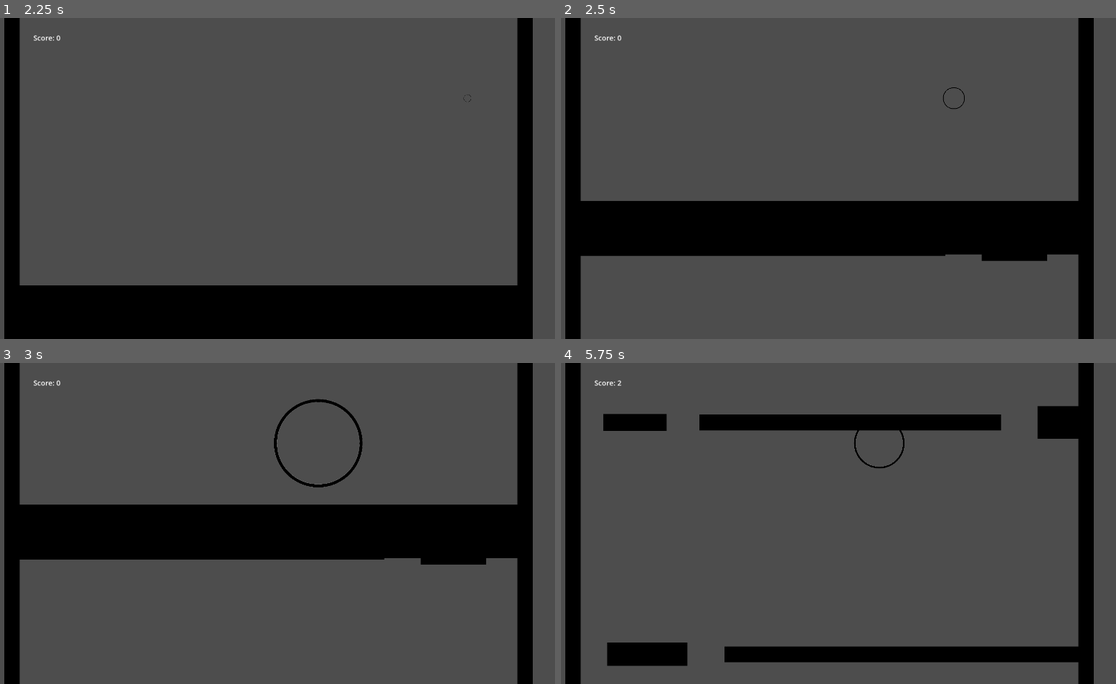
Above: before the commit, frames 1-4 (two rows, left to right).
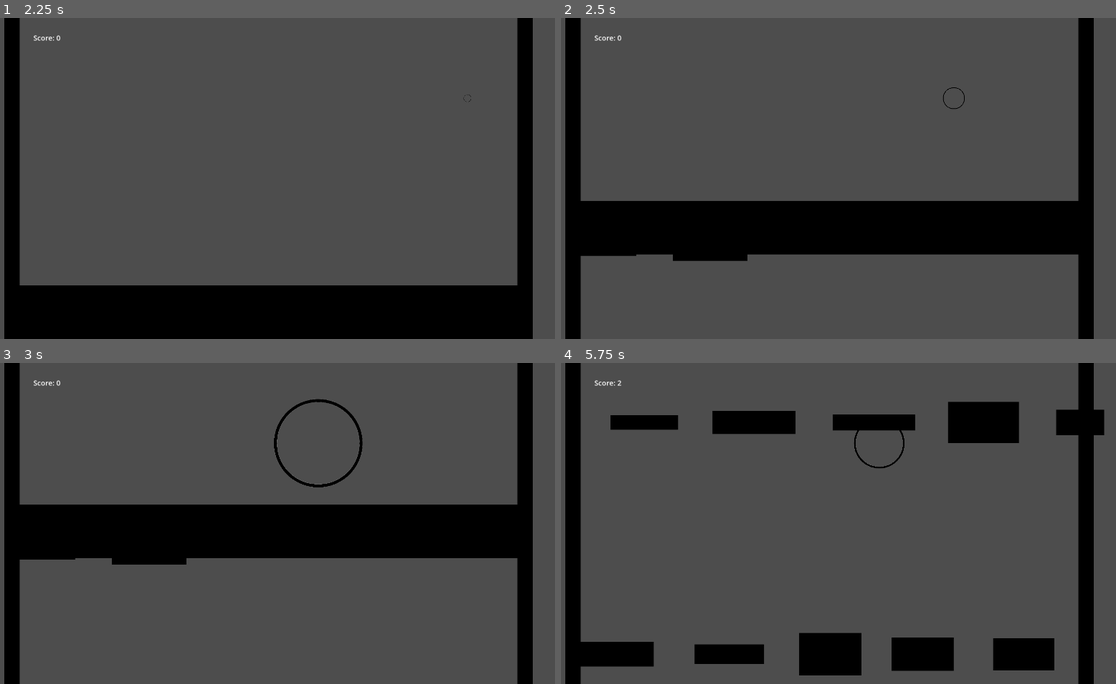
Above: after the commit, the same moments.

Repository: kylietmo/gmtk-2024-game
Game: Godot game, scene res://menus/start_screen/start_screen.tscn
The game is run twice, just before and just after one commit, with the same random seed, the same clock (stepped at 60 frames per second) and the same inputs. Sound files missing from this copy of the repository are replaced by a short silence.
Inputs:
- Up to frame 1 (2.25 s): click "Start" at 0.5 s; tap Enter at 1.25 s; hold D (right) 1.28-2.03 s; tap 3 (size_large) at 1.35 s; hold A (left) from 2.03 s (still down); tap 1 (size_small) at 2.1 s
- Up to frame 2 (2.5 s): keep holding A (left)
- Up to frame 3 (3 s): release A (left) at 2.78 s; hold D (right) from 2.78 s (still down); tap 3 (size_large) at 2.85 s
- Up to frame 4 (5.75 s): tap 1 (size_small) at 3.6, 5.1 s; release D (right) at 4.28 s; hold A (left) from 4.28 s (still down); tap 3 (size_large) at 4.35 s

Frame 1 is identical in both runs. In frame 2, 0.6% of the frame differs, in the area x 13-88%, y 73-76%; in frame 3, 0.6%; in frame 4, 7.8%, in the area x 3-98%, y 12-98%.

Commit message:
Adjusting maximum widths of platforms and gaps based on distance to right barrier.

Diff:
--- a/src/game.gd
+++ b/src/game.gd
@@ -80,7 +80,7 @@
 		# draw first platform
 		print("drawing platform at: ", x)
 		var platform : Obstacle = obstacle_scene.instantiate()
-		var platform_width = randi_range(MIN_OBSTACLE_WIDTH, distance_to_right_barrier)
+		var platform_width = randi_range(MIN_OBSTACLE_WIDTH, min(distance_to_right_barrier, MAX_OBSTACLE_WIDTH))
 		print("platform_width: ", platform_width)
 		var platform_height = randi_range(MIN_OBSTACLE_HEIGHT, MAX_OBSTACLE_HEIGHT)
 
@@ -112,7 +112,7 @@
 
 		# draw gap after platform
 		print("drawing gap after platform")
-		var gap_width = randi_range(MIN_GAP_SIZE, MAX_GAP_SIZE)
+		var gap_width = randi_range(MIN_GAP_SIZE, min(distance_to_right_barrier, MAX_GAP_SIZE))
 		print("gap_width: ", gap_width)
 		x = x + gap_width
 
